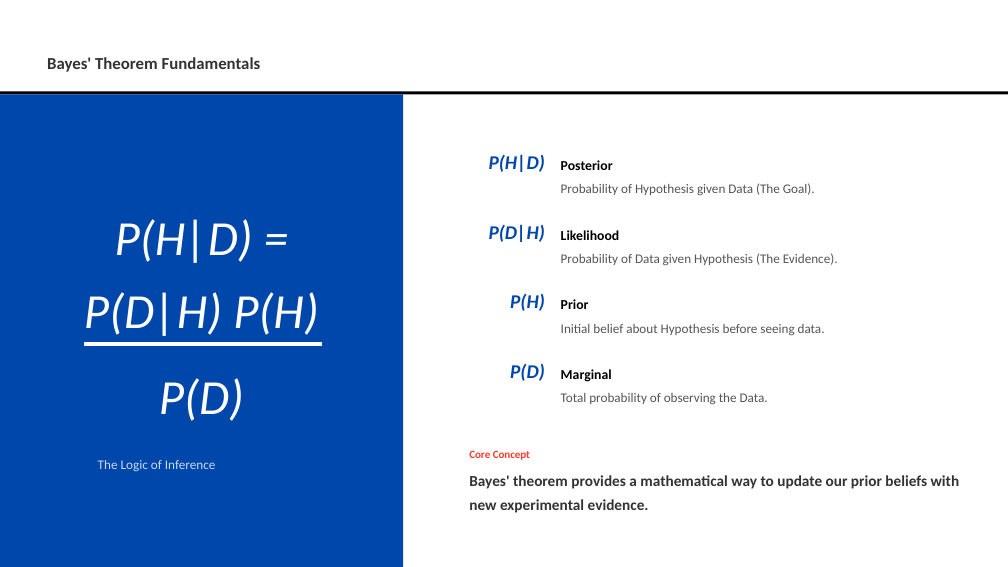
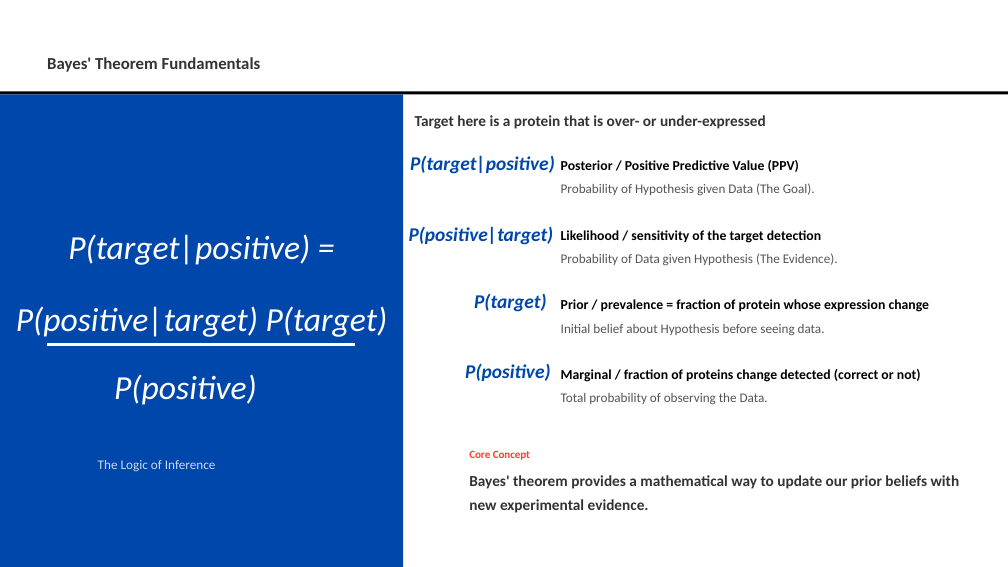
Before and after one commit to BioDataScience-Course/sdd_presentations, a slide deck: slide 15 of 2026_BePa_Winter_School/bepa2026_stats.pptx. Drawn at 1008x567 pixels with LibreOffice and Linux fonts; fonts in the diff are those of the drawing; background and template pictures are left out. Boxes give left, top, right and bottom in pixels: in the first picture for what was removed or moved away, otherwise in the second. Text is boxed around its words. In the diff, an @@ line names an element or a change of style, - is before the commit and + after.

```diff
--- a/2026_BePa_Winter_School/bepa2026_stats.pptx
+++ b/2026_BePa_Winter_School/bepa2026_stats.pptx
@@ text added at (415, 115, 766, 129), 10.9 pt, text #333333, bold @@
+Target here is a protein that is over- or under-expressed
@@ text at (410, 155, 555, 174): text changed @@
-P(H|D)
+P(target|positive)
@@ text at (561, 160, 799, 172): text changed @@
-Posterior
+Posterior / Positive Predictive Value (PPV)
@@ text at (68, 234, 310, 265): text changed; size 35 to 24 pt @@
-P(H|D) =
+P(target|positive) =
@@ text at (409, 226, 554, 245): text changed @@
-P(D|H)
+P(positive|target)
@@ text at (561, 230, 821, 243): text changed @@
-Likelihood
+Likelihood / sensitivity of the target detection
@@ text at (474, 294, 546, 312): text changed @@
-P(H)
+P(target)
@@ text at (561, 299, 930, 312): text changed @@
-Prior
+Prior / prevalence = fraction of protein whose expression change
@@ text at (16, 306, 258, 337): text changed; size 35 to 24 pt @@
-P(D)
+P(positive)
@@ text at (16, 306, 388, 337): text changed; size 35 to 24 pt @@
-P(D|H) P(H)
+P(positive|target) P(target)
@@ line moved from (85, 345) - (323, 345) to (47, 345) - (355, 345) @@
@@ line (47, 345) - (355, 345): stroke #FFFFFF 3 pt to #FFFFFF 2.25 pt @@
@@ text at (465, 363, 550, 381): text changed @@
-P(D)
+P(positive)
@@ text at (561, 369, 921, 382): text changed @@
-Marginal
+Marginal / fraction of proteins change detected (correct or not)
```
Also in this commit, not shown: 1 other slide changed, 1 other file.
